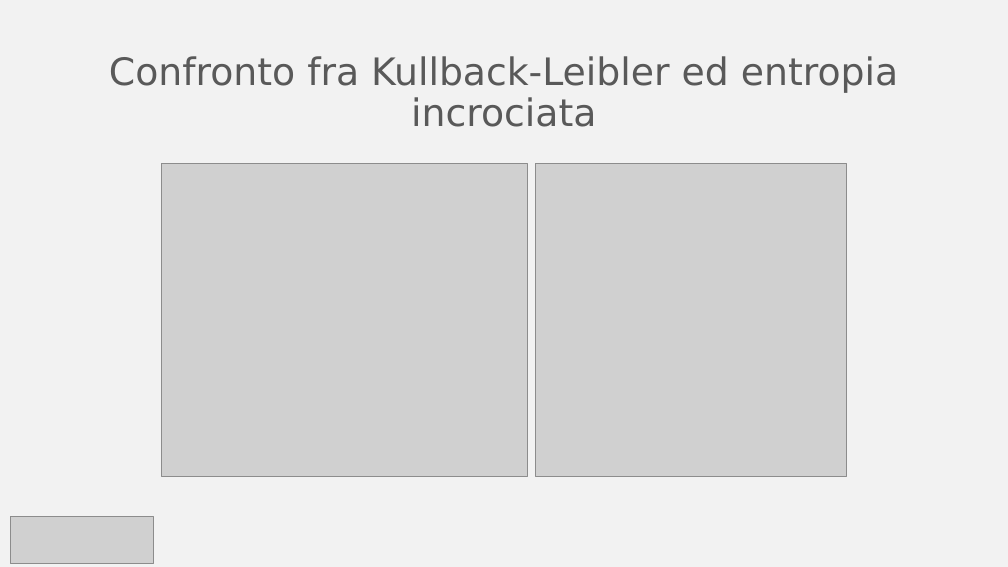
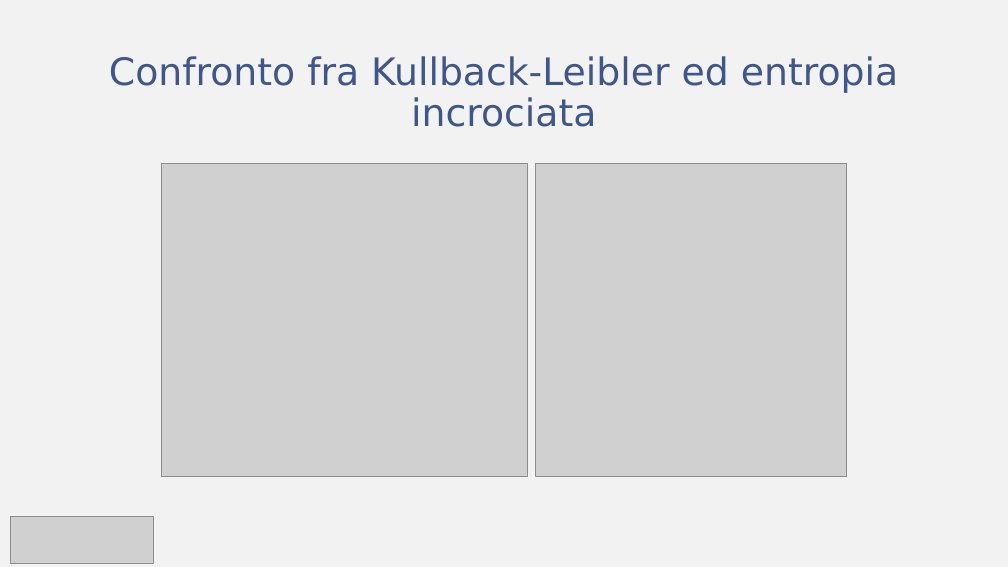
Before and after one commit to fratorgano/dimensionality-reduction, a slide deck: slide 17 of umap/UMAP.pptx. Drawn at 1008x567 pixels with LibreOffice and Linux fonts; fonts in the diff are those of the drawing; grey boxes stand for pictures. Boxes give left, top, right and bottom in pixels: in the first picture for what was removed or moved away, otherwise in the second. Text is boxed around its words. In the diff, an @@ line names an element or a change of style, - is before the commit and + after.

Commit message:
fixed a slide title

```diff
--- a/umap/UMAP.pptx
+++ b/umap/UMAP.pptx
@@ title "Confronto fra Kullback-Leibler ed entropia ..." at (x1=109, y1=56, x2=898, y2=127): text colour #595959 to #3F568A @@
```
Also in this commit, not shown: 2 other slides changed.
